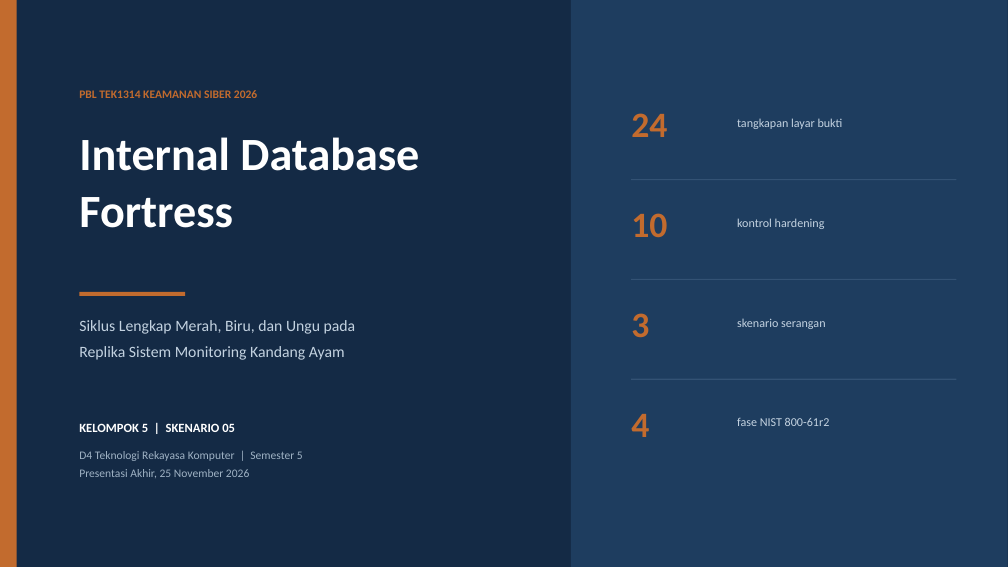
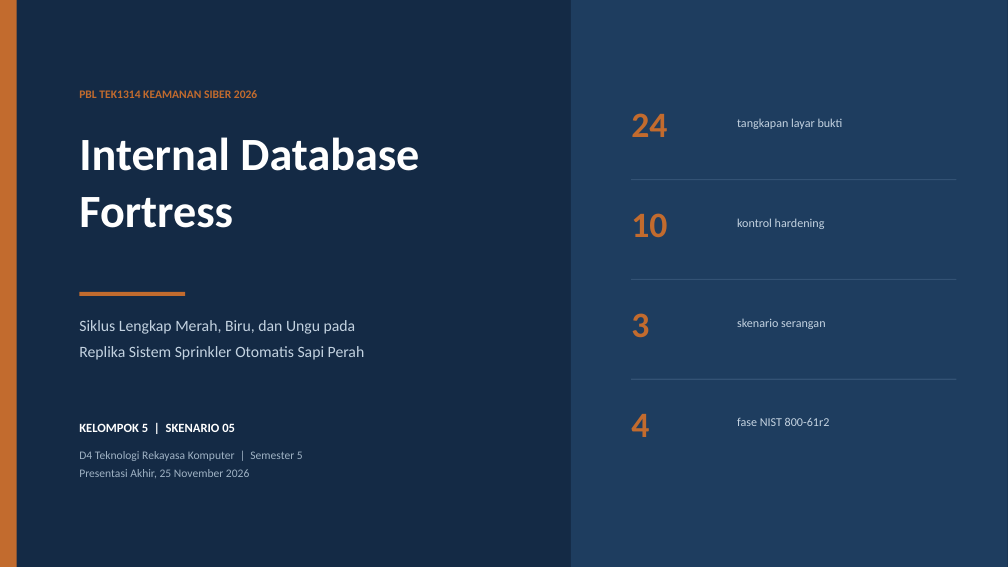
Before and after one commit to ratufestiza/TEK1314-2026-Kel05-KelasA, a slide deck: slide 1 of docs/presentation-final/slides.pptx. Drawn at 1008x567 pixels with LibreOffice and Linux fonts; fonts in the diff are those of the drawing. Boxes give left, top, right and bottom in pixels: in the first picture for what was removed or moved away, otherwise in the second. Text is boxed around its words. In the diff, an @@ line names an element or a change of style, - is before the commit and + after.

Commit message:
Perbaiki objek replika: sistem sprinkler sapi perah, bukan kandang ayam

```diff
--- a/docs/presentation-final/slides.pptx
+++ b/docs/presentation-final/slides.pptx
@@ text at (79,320,365,360): text changed @@
-Siklus Lengkap Merah, Biru, dan Ungu pada
-Replika Sistem Monitoring Kandang Ayam
+Siklus Lengkap Merah, Biru, dan Ungu pada
+Replika Sistem Sprinkler Otomatis Sapi Perah
```
Also in this commit, not shown: 1 other slide changed, 5 other files.
